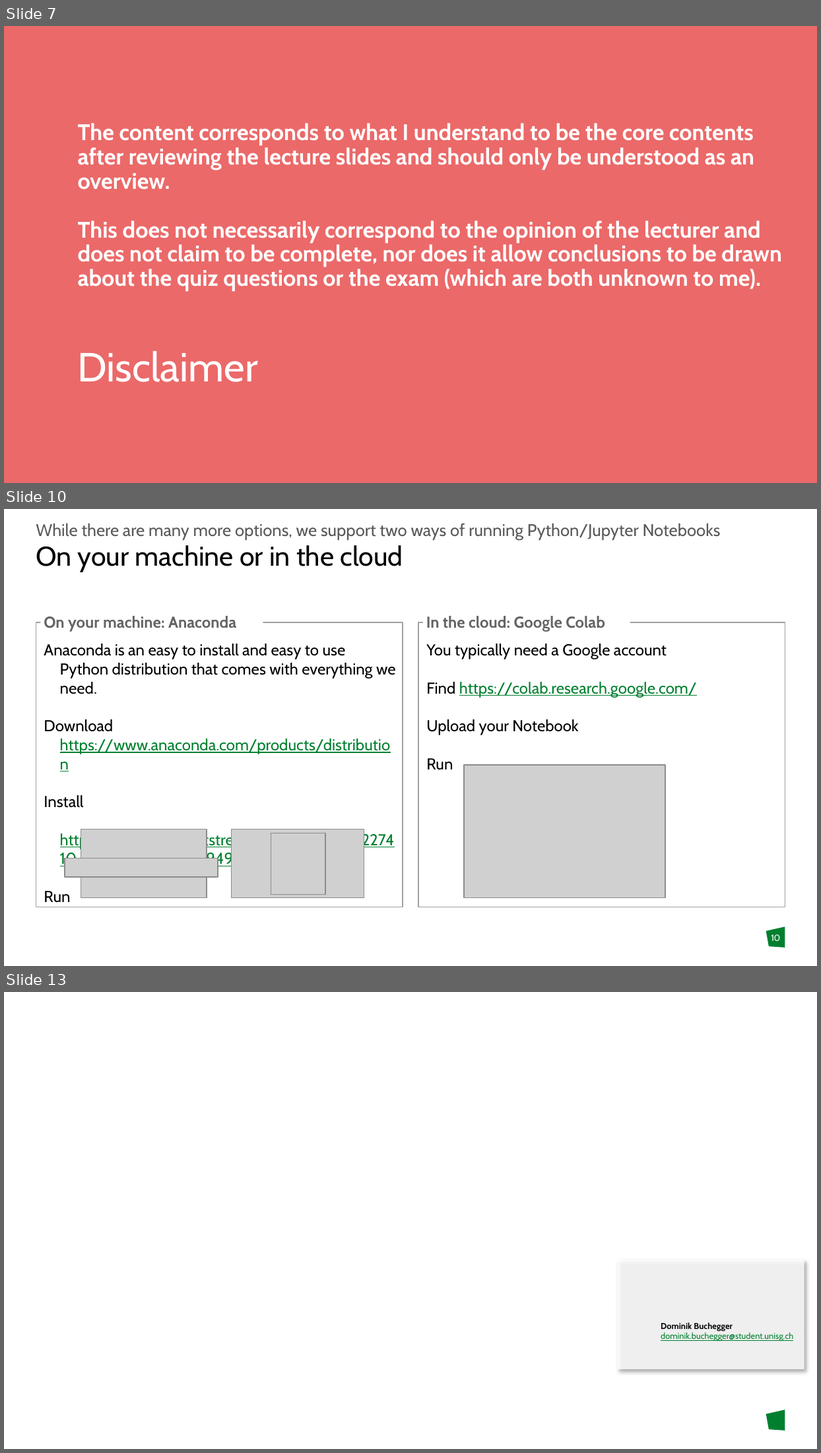
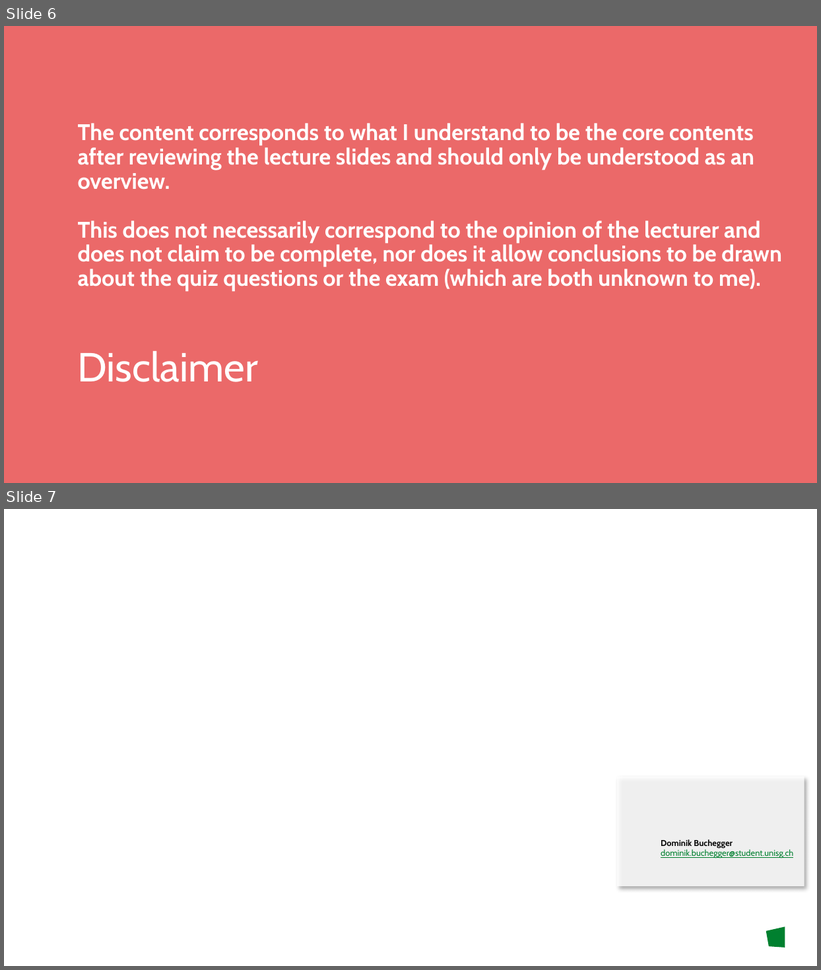
Before and after one commit to DomBBB/dombbb.github.io, a slide deck: Presentation/Presentation_W0.pptx. Shown one above the other, each under a label of ours: slides 7, 10 and 13 before the commit, slides 6 and 7 after it; the slides between them are not shown. The pictures are 821x1453 and 821x970 pixels, drawn with LibreOffice and Linux fonts; fonts in the diff are those of the drawing; grey boxes stand for pictures; background and template pictures are left out. Boxes give left, top, right and bottom in pixels: in the first picture for what was removed or moved away, otherwise in the second. Text is boxed around its words. In the diff, an @@ line names an element or a change of style, - is before the commit and + after.

```diff
--- a/Presentation/Presentation_W0.pptx
+++ b/Presentation/Presentation_W0.pptx
@@ slide 10 removed at (4,509,817,966), background #FFFFFF; not listed: 1 template element that a slide beside it also shows @@
@@ text removed at (36,523,721,540) @@
-While there are many more options, we support two ways of running Python/Jupyter Notebooks
@@ title removed at (36,545,403,572) @@
-On your machine or in the cloud
@@ text removed at (36,623,403,908) @@
-Anaconda is an easy to install and easy to use Python distribution that comes with everything we need.
-Download https://www.anaconda.com/products/distribution
-Install
-https://web.microsoftstream.com/video/50227410-18db-452c-ae1a-6949b27bcfe1
-Run
@@ text removed at (44,616,236,632) @@
-On your machine: Anaconda
@@ text removed at (418,623,785,908) @@
-You typically need a Google account
-Find https://colab.research.google.com/
-Upload your Notebook
-Run
@@ text removed at (426,616,605,632) @@
-In the cloud: Google Colab
@@ picture removed at (464,765,666,898) @@
@@ picture removed at (81,829,207,898) @@
@@ picture removed at (232,829,364,898) @@
@@ picture removed at (271,834,326,895) @@
@@ picture removed at (65,859,218,877) @@
@@ page number removed at (771,935,780,941) @@
-10
@@ what was slide 7 is now slide 6 @@
@@ what was slide 13 is now slide 7 @@
```
Also in this commit, not shown: 2 slides changed, 2 slides added, 7 other slides removed.
